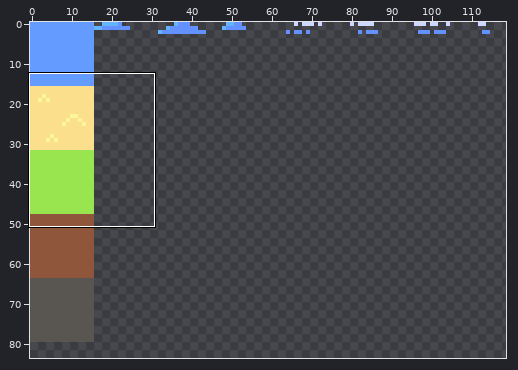
One commit to this pixel-art file: assets/tiles.ase. Above, an overview of the earlier version with the close-up marked.
Close-up. First the earlier version:
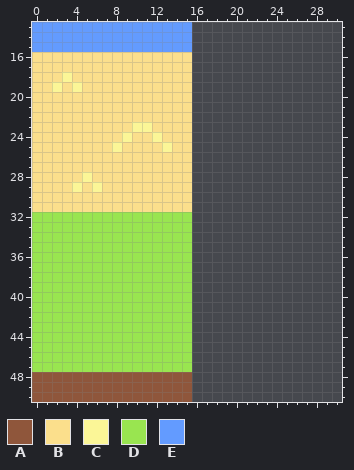
128x128 pixels, 1 frame. Shown: x 0..30, y 13..50. The wide view leaves out empty margins. The commit also changed other parts of the picture, which this record leaves out.
Palette (. is transparent): A #8f563b  B #fbdf8c  C #fbf697  D #99e550  E #639bff
The same view after the edit:
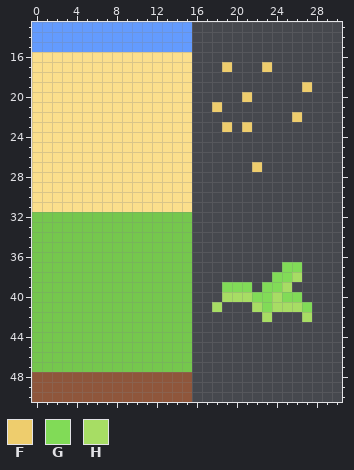
Colours new in this view: F #eecd6d  G #81db57  H #a7dd64
What changed:
colour D: #99e550 -> #75c74d
Changed rows in their new state; - is a pixel that keeps its letter.
first column x 2:
17 -----------------F---F----
18 -B------------------------
19 B-B----------------------F
20 -------------------F------
21 ----------------F---------
22 ------------------------F-
23 --------BB-------F-F------
24 -------B--B---------------
25 ------B----B--------------
27 --------------------F-----
28 ---B----------------------
29 --B-B---------------------
first column x 18:
37 -------GG-
38 ------GGH-
39 -GGG-GGH--
40 -HHHGGHGG-
41 H---HGHHHG
42 -----H---H
